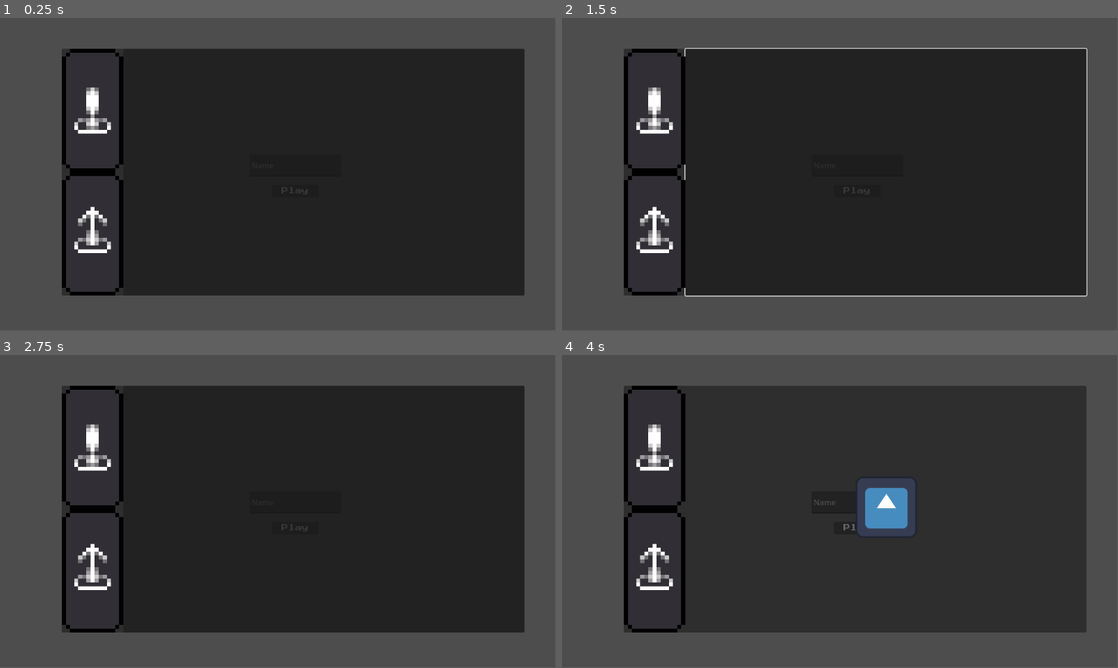
Above: before the commit, frames 1-4 (two rows, left to right).
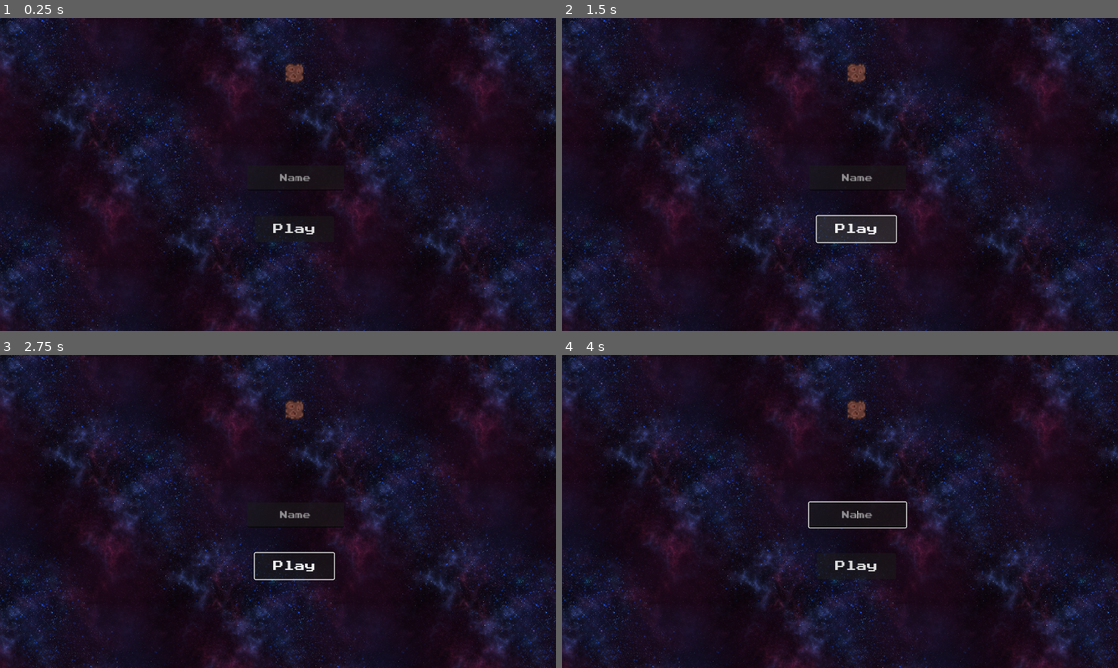
Above: after the commit, the same moments.

Repository: joegriffin2000/starship_jousting_godot
Game: Godot game, scene res://UI/TitleScreen/titleScreen.tscn
Two runs of this game, one before a commit and one after it. Both use one fixed random seed, a clock stepped at 60 frames per second and the inputs below. The engine's default icon, where the game draws it, is replaced by a stand-in: a white triangle on a blue panel in a dark square.
Inputs (mouse positions are in pixels of both pictures, inside the frame that each line leads up to):
- Up to frame 1 (0.25 s): no input
- Up to frame 2 (1.5 s): click "Play" at 0.5 s; click "Play" at 1.25 s
- Up to frame 3 (2.75 s): click (94, 448) at 2.02 s
- Up to frame 4 (4 s): click (656, 570) at 2.77 s; click (884, 508) at 3.52 s
In our replay, the window is 799x449 before the commit and 800x450 after it. These sizes can differ from the game's own. Grey fills any space a smaller window leaves; there, only what the larger window draws over its background counts as a difference.

The runs differ from the first frame. In frame 1, 61% of the frame differs, in the area x 0-100%, y 0-100%; in frame 2, 61%; in frame 3, 61%; in frame 4, 92%.

Commit message:
Fixing title Screen
• Fixed known issues, fixed scaling, fixed button not navigating
• updated game over to navigate to titlescreen
• added shipdate attribute for player name

Diff:
--- a/UI/GameOverScreen/gameOverScreen.gd
+++ b/UI/GameOverScreen/gameOverScreen.gd
@@ -12,5 +12,5 @@
 	print(displayScore.get_text())
 
 func _on_main_menu_btn_pressed() -> void:
-	get_tree().change_scene_to_file("res://mainspace.tscn")
+	get_tree().change_scene_to_file("res://UI/TitleScreen/titleScreen.tscn")
 	ShipData.reset()
--- a/UI/GameOverScreen/gameOverScreen.tscn
+++ b/UI/GameOverScreen/gameOverScreen.tscn
@@ -1,7 +1,7 @@
 [gd_scene load_steps=4 format=3 uid="uid://b11glto6yoca8"]
 
 [ext_resource type="Script" path="res://UI/GameOverScreen/gameOverScreen.gd" id="1_ivkvd"]
-[ext_resource type="FontVariation" uid="uid://cqgxin5irqgf7" path="res://Fonts/pixelFont.tres" id="2_hqkl0"]
+[ext_resource type="FontVariation" uid="uid://cqgxin5irqgf7" path="res://fonts/pixelFont.tres" id="2_hqkl0"]
 
 [sub_resource type="StyleBoxFlat" id="StyleBoxFlat_20lhd"]
 bg_color = Color(0.164706, 0.152941, 0.211765, 0.647059)
--- a/UI/ShopUI/shop_menu.tscn
+++ b/UI/ShopUI/shop_menu.tscn
@@ -8,6 +8,7 @@
 [ext_resource type="Texture2D" uid="uid://bxe2outbioo87" path="res://Sprites/upgrade_btn.png" id="6_kyxv6"]
 
 [node name="CanvasLayer" type="CanvasLayer"]
+visible = false
 script = ExtResource("1_71syl")
 
 [node name="Panel" type="Panel" parent="."]
--- a/UI/TitleScreen/titleScreen.tscn
+++ b/UI/TitleScreen/titleScreen.tscn
@@ -1,11 +1,23 @@
-[gd_scene load_steps=3 format=3 uid="uid://bes030ss6u4hd"]
+[gd_scene load_steps=5 format=3 uid="uid://bes030ss6u4hd"]
 
 [ext_resource type="Script" path="res://UI/TitleScreen/title_screen.gd" id="1_trl2a"]
 [ext_resource type="FontFile" uid="uid://cjg5r33t68mr1" path="res://fonts/PressStart2P-vaV7.ttf" id="2_5q5m3"]
+[ext_resource type="Texture2D" uid="uid://bvjxnwg3c1sa3" path="res://Sprites/512x512_purple_nebula_1.png" id="2_yfg14"]
+[ext_resource type="Texture2D" uid="uid://d1vdk68ikcdio" path="res://Sprites/rock.png" id="4_egqek"]
 
 [node name="TitleScreen" type="Node2D"]
 position = Vector2(612, 338)
 script = ExtResource("1_trl2a")
+
+[node name="TextureRect" type="TextureRect" parent="."]
+offset_left = -4255.0
+offset_top = -2896.0
+offset_right = 4336.0
+offset_bottom = 2752.0
+texture = ExtResource("2_yfg14")
+expand_mode = 3
+stretch_mode = 1
+metadata/_edit_use_anchors_ = true
 
 [node name="PlayButton" type="Button" parent="."]
 anchors_preset = 8
@@ -13,16 +25,17 @@
 anchor_top = 0.5
 anchor_right = 0.5
 anchor_bottom = 0.5
-offset_left = -48.0
-offset_top = 8.0
-offset_right = 49.0
-offset_bottom = 34.0
+offset_left = -84.0
+offset_top = 72.0
+offset_right = 80.0
+offset_bottom = 126.0
 grow_horizontal = 2
 grow_vertical = 2
 theme_override_fonts/font = ExtResource("2_5q5m3")
-theme_override_font_sizes/font_size = 14
-button_mask = 0
+theme_override_font_sizes/font_size = 22
+action_mode = 0
 text = "Play"
+metadata/_edit_use_anchors_ = true
 
 [node name="LineEdit" type="LineEdit" parent="."]
 anchors_preset = 8
@@ -30,13 +43,29 @@
 anchor_top = 0.5
 anchor_right = 0.5
 anchor_bottom = 0.5
-offset_left = -94.0
-offset_top = -55.0
-offset_right = 96.0
-offset_bottom = -9.0
+offset_left = -100.0
+offset_top = -33.0
+offset_right = 101.0
+offset_bottom = 19.0
 grow_horizontal = 2
 grow_vertical = 2
+theme_override_fonts/font = ExtResource("2_5q5m3")
+theme_override_font_sizes/font_size = 16
 placeholder_text = "Name"
+alignment = 1
+
+[node name="Logo" type="TextureRect" parent="."]
+anchors_preset = -1
+anchor_right = 0.5
+offset_left = -22.0
+offset_top = -244.0
+offset_right = 18.0
+offset_bottom = -204.0
+grow_horizontal = 2
+size_flags_horizontal = 4
+size_flags_vertical = 4
+texture = ExtResource("4_egqek")
+expand_mode = 1
 
 [connection signal="pressed" from="PlayButton" to="." method="_on_play_button_pressed"]
 [connection signal="text_changed" from="LineEdit" to="." method="_on_line_edit_text_changed"]
--- a/mainspace.tscn
+++ b/mainspace.tscn
@@ -22,6 +22,7 @@
 texture = ExtResource("1_xb1gi")
 expand_mode = 3
 stretch_mode = 1
+metadata/_edit_use_anchors_ = true
 
 [node name="Carrier" parent="." instance=ExtResource("6_t3k5q")]
 position = Vector2(-1579, -384)
@@ -37,6 +38,7 @@
 position = Vector2(-8, -10)
 
 [node name="Camera2D" type="Camera2D" parent="Ship"]
+zoom = Vector2(0.5, 0.5)
 
 [node name="HUD" parent="." instance=ExtResource("4_m7kfs")]
 
--- a/project.godot
+++ b/project.godot
@@ -20,6 +20,11 @@
 ShipData="*res://Logic/ship_data.gd"
 ShopMenu="*res://UI/ShopUI/shop_menu.tscn"
 SignalBus="*res://Logic/signal_bus.gd"
+
+[display]
+
+window/stretch/mode="canvas_items"
+window/stretch/aspect="expand"
 
 [editor]
 
